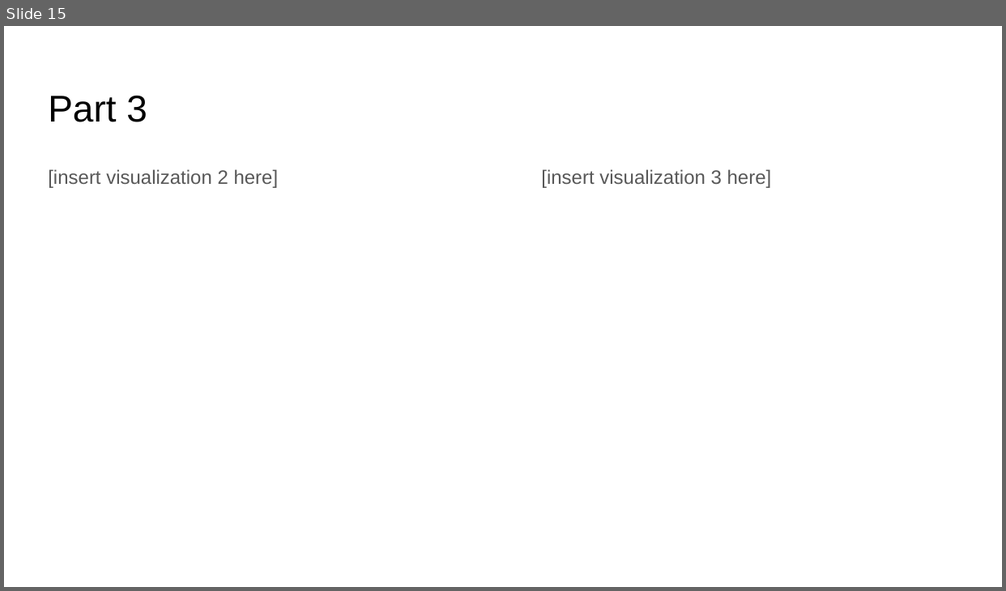
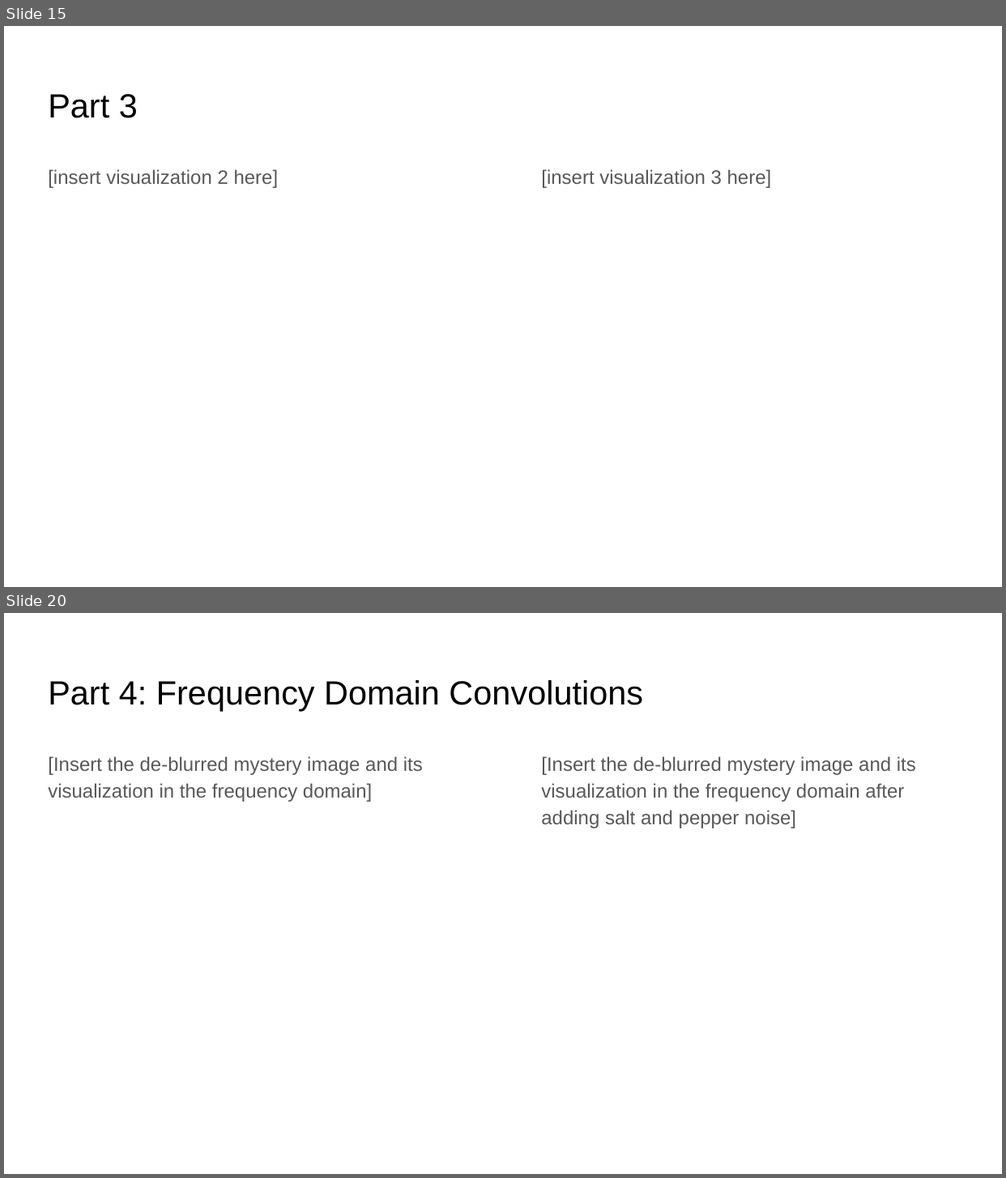
Before and after one commit to aashutoshav/Computer-Vision-Project-1, a slide deck: docs/report.pptx. Shown one above the other, each under a label of ours: slide 15 before the commit, slides 15 and 20 after it; the slides between them are not shown. The pictures are 1006x591 and 1006x1178 pixels, drawn with LibreOffice and Linux fonts; fonts in the diff are those of the drawing. Boxes give left, top, right and bottom in pixels: in the first picture for what was removed or moved away, otherwise in the second. Text is boxed around its words. In the diff, an @@ line names an element or a change of style, - is before the commit and + after.

Commit message:
Update student version for part 4 Spring 2022

```diff
--- a/docs/report.pptx
+++ b/docs/report.pptx
@@ slide 20 added at (x1=4, y1=613, x2=1002, y2=1174), background #FFFFFF @@
@@ title added at (x1=48, y1=680, x2=643, y2=711), 24.2 pt, text #000000 @@
+Part 4: Frequency Domain Convolutions
@@ text added at (x1=48, y1=756, x2=423, y2=802), 14 pt, text #585858 @@
+[Insert the de-blurred mystery image and its visualization in the frequency domain]
@@ text added at (x1=541, y1=756, x2=916, y2=828), 14 pt, text #585858 @@
+[Insert the de-blurred mystery image and its visualization in the frequency domain after adding salt and pepper noise]
@@ slide 15 changed as well @@
@@ title "Part 3" at (x1=48, y1=94, x2=138, y2=118): size 26.9 to 24.2 pt @@
```
Also in this commit, not shown: 15 other slides changed, 5 other slides added, 11 other files.
